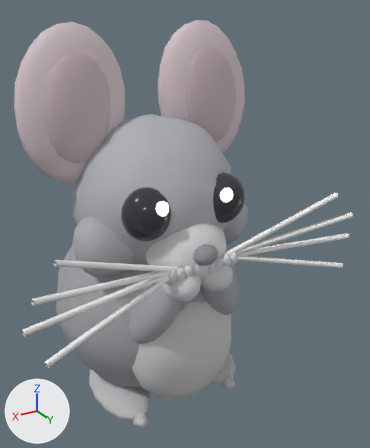
The glTF model models/pet_chinchilla_grey.glb: old version first, new version second.
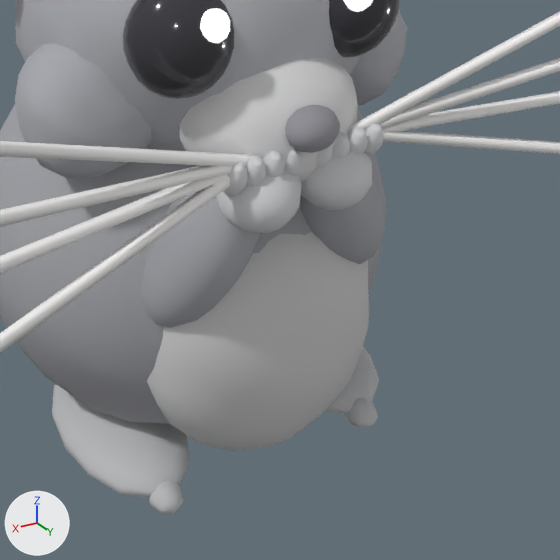
Each version is shown whole from a camera (50 mm lens) standing at (0.57, 1.152, 1.039) and looking at (-0.096, 0.041, 0.484), then close up on the part from 18% to 86% of the width and 44% to 100% of the height. The axes (+X, +Y, +Z) are drawn at lower left. The lights are the same throughout. The first two pictures are the older version. Vertices at exactly the same position are counted once.

In view in the first close-up: 'chinchilla'.
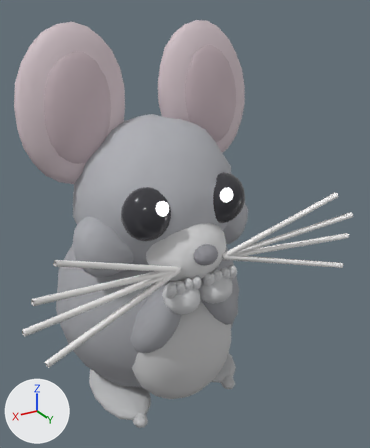
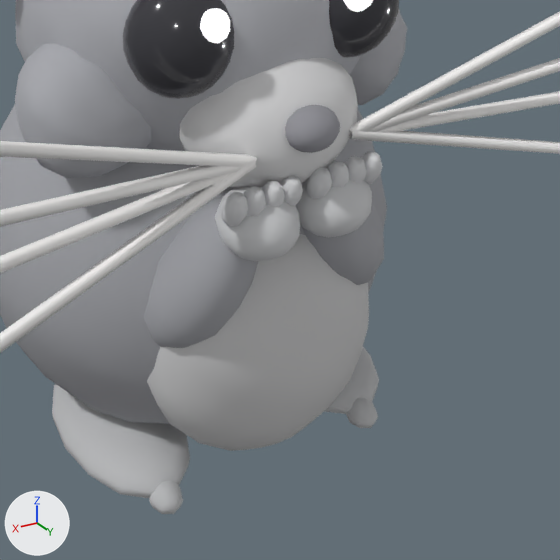
Pixel boxes (x1, y1, x2, y2) of what changed, in the close-ups (560 x 560 px; the box of a moved part takes in the faces that stretch with it):
```json
{"part": 1, "of": "me_chinchilla", "change": "moved or reshaped", "before": [284, 149, 303, 176], "after": [280, 175, 303, 207]}
{"part": 2, "of": "me_chinchilla", "change": "moved or reshaped", "before": [263, 151, 285, 176], "after": [261, 181, 285, 207]}
{"part": 3, "of": "me_chinchilla", "change": "moved or reshaped", "before": [246, 155, 266, 186], "after": [243, 186, 266, 216]}
{"part": 4, "of": "me_chinchilla", "change": "moved or reshaped", "before": [223, 162, 248, 196], "after": [221, 192, 248, 226]}
{"part": 5, "of": "me_chinchilla", "change": "moved or reshaped", "before": [316, 145, 333, 169], "after": [305, 167, 332, 199]}
{"part": 6, "of": "me_chinchilla", "change": "moved or reshaped", "before": [332, 132, 350, 158], "after": [327, 161, 349, 187]}
{"part": 7, "of": "me_chinchilla", "change": "moved or reshaped", "before": [347, 127, 368, 155], "after": [344, 156, 367, 184]}
{"part": 8, "of": "me_chinchilla", "change": "moved or reshaped", "before": [364, 124, 384, 156], "after": [361, 152, 383, 185]}
{"part": 9, "of": "me_chinchilla", "change": "moved or reshaped", "before": [141, 150, 386, 328], "after": [143, 161, 384, 348]}
```

Edits to the scene script, one JSON object a line:
```json
{"block": "me_chinchilla", "where": "me_chinchilla.from_pydata(...)  # 6104 vertices, 11020 faces; spans x -0.421..0.421, y -0.401..0.35, z 0.0..1.003"}
{"block": "me_chinchilla", "where": "# used by ob_chinchilla; location = (0.0, 0.0, 0.0)"}
{"block": "me_chinchilla", "change": "me_chinchilla part 1: the loose piece of 42 vertices spanning x 0.005..0.031, y 0.261..0.295, z 0.46..0.504 is moved by (0.0, 0.0, -0.035)"}
{"block": "me_chinchilla", "change": "me_chinchilla part 2: the loose piece of 42 vertices spanning x 0.027..0.053, y 0.261..0.295, z 0.46..0.504 is moved by (0.0, 0.0, -0.035)"}
{"block": "me_chinchilla", "change": "me_chinchilla part 3: the loose piece of 42 vertices spanning x 0.049..0.075, y 0.261..0.295, z 0.46..0.504 is moved by (0.0, 0.0, -0.035)"}
{"block": "me_chinchilla", "change": "me_chinchilla part 4: the loose piece of 42 vertices spanning x 0.07..0.096, y 0.261..0.295, z 0.46..0.504 is moved by (0.0, 0.0, -0.035)"}
{"block": "me_chinchilla", "change": "me_chinchilla part 5: the loose piece of 42 vertices spanning x -0.031..-0.005, y 0.261..0.295, z 0.46..0.504 is moved by (0.0, 0.0, -0.035)"}
{"block": "me_chinchilla", "change": "me_chinchilla part 6: the loose piece of 42 vertices spanning x -0.053..-0.027, y 0.261..0.295, z 0.46..0.504 is moved by (0.0, 0.0, -0.035)"}
{"block": "me_chinchilla", "change": "me_chinchilla part 7: the loose piece of 42 vertices spanning x -0.075..-0.049, y 0.261..0.295, z 0.46..0.504 is moved by (0.0, 0.0, -0.035)"}
{"block": "me_chinchilla", "change": "me_chinchilla part 8: the loose piece of 42 vertices spanning x -0.096..-0.07, y 0.261..0.295, z 0.46..0.504 is moved by (0.0, 0.0, -0.035)"}
{"block": "me_chinchilla", "change": "me_chinchilla part 9: 630 of 6104 vertices moved; they spanned x -0.156..0.153, y 0.151..0.31, z 0.27..0.488 and now span x -0.15..0.153, y 0.148..0.309, z 0.235..0.453; mean shift (0.0, 0.0, -0.035); largest move (0.118, 0.205, 0.42) -> (0.112, 0.206, 0.381)"}
```
